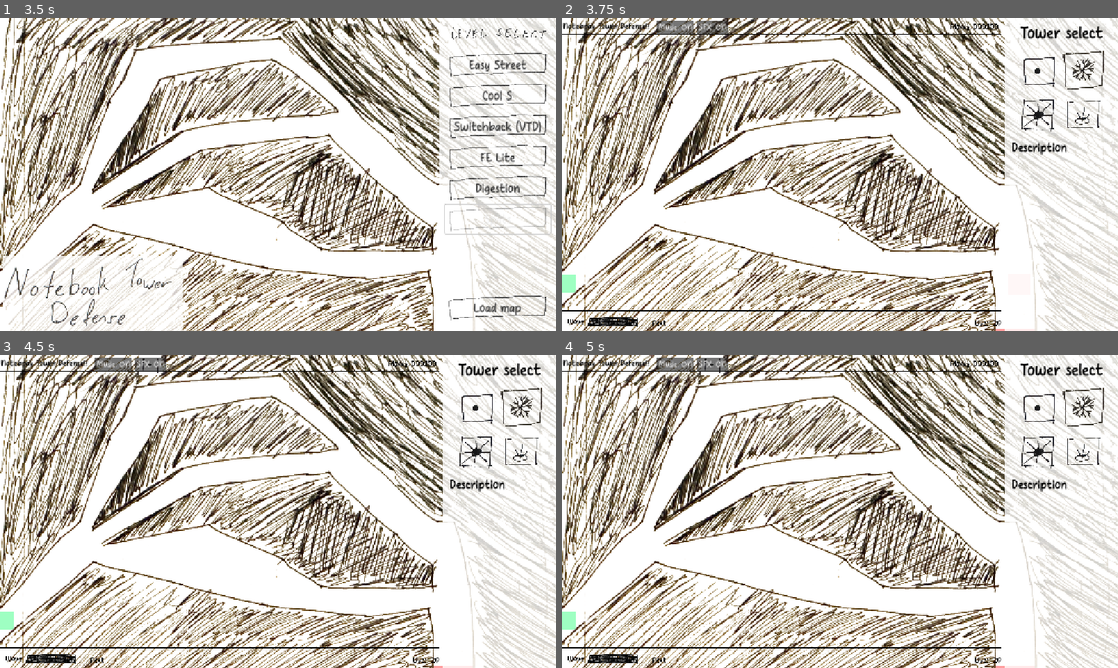
Above: before the commit, frames 1-4 (two rows, left to right).
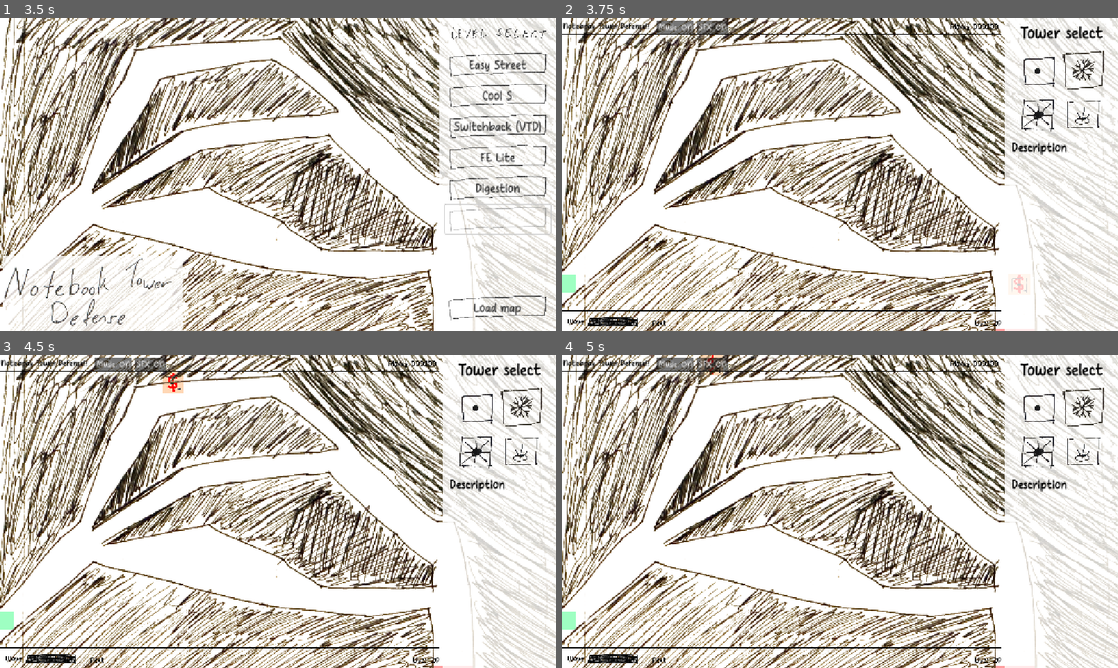
Above: after the commit, the same moments.

Repository: OzuYatamutsu/notebook-tower-defense
Game: Godot game, scene res://levels/MapSelect.tscn
Two runs of this game, one before a commit and one after it. Both use one fixed random seed, a clock stepped at 60 frames per second and the inputs below.
Inputs:
- Up to frame 1 (3.5 s): click "Cool S" at 0.5 s; click "FE Lite" at 1.25 s; click "Digestion" at 2 s; click "Splits" at 2.75 s
- Up to frame 2 (3.75 s): click "Load map" at 3.5 s
- Up to frame 3 (4.5 s): click "SFX: ON" at 4.25 s
- Up to frame 4 (5 s): no input

Frame 1 is identical in both runs. In frame 2, less than 0.1% of the frame differs, in the area x 80-84%, y 82-88%; in frame 3, 0.3%, in the area x 25-33%, y 0-13%; in frame 4, 0.2%.
Error in both runs: Invalid call. Nonexistent function 'set_max_value' in base 'Control (WaveMeter)'. (res://levels/level.gd:34)

Commit message:
Start resigning tower placement shadow

Diff:
--- a/components/TowerPlacementShadow.tscn
+++ b/components/TowerPlacementShadow.tscn
@@ -1,7 +1,8 @@
-[gd_scene load_steps=4 format=3 uid="uid://5w0kriffqk6q"]
+[gd_scene load_steps=5 format=3 uid="uid://5w0kriffqk6q"]
 
 [ext_resource type="Script" uid="uid://cn4j1tlw463r0" path="res://components/tower_placement_shadow.gd" id="1_2xblr"]
 [ext_resource type="Theme" uid="uid://c8vctxp5w606s" path="res://components/MapSelectTheme.tres" id="2_x07tf"]
+[ext_resource type="Texture2D" uid="uid://cpu0cotgutjwu" path="res://sprites/bullet_tower.png" id="3_selgh"]
 
 [sub_resource type="RectangleShape2D" id="RectangleShape2D_2xblr"]
 size = Vector2(288, 299)
@@ -39,5 +40,5 @@
 theme_override_font_sizes/font_size = 500
 text = "$"
 
-[connection signal="area_entered" from="." to="." method="_on_area_entered"]
-[connection signal="area_exited" from="." to="." method="_on_area_exited"]
+[node name="TowerSprite" type="Sprite2D" parent="."]
+texture = ExtResource("3_selgh")
--- a/components/tower_placement_shadow.gd
+++ b/components/tower_placement_shadow.gd
@@ -9,55 +9,11 @@
 @onready var NG_SHADOW: ColorRect = $ColorRectNG
 @onready var NG_MONEY: Label = $NGMoney
 
-var HoveringOverTower: Tower
-var IsHoveringOverWall: bool = false
-
-enum ShadowState {
-    DISABLED,  # Don't show the shadow at all
-    NG_OVERLAPPING,  # Can't place the tower due to overlap
-    NG_INSUFFICIENT_FUNDS,  # Can't place the tower due to not enough money
-    NG_NOT_IN_WALLS_AREA,  # Can't place the tower due to not part of a wall
-    OK  # Can place the tower
-}
-
-var current_state: ShadowState = ShadowState.DISABLED
-
-func set_tower(scene_path: String) -> void:
-    if TOWER_TO_PLACE:
-        TOWER_TO_PLACE.queue_free()
-    TOWER_TO_PLACE = load(scene_path).instantiate()
-    TOWER_TO_PLACE_PATH = scene_path
-
 func _process(delta) -> void:
     position = position.lerp(
         get_global_mouse_position(),
         MOUSE_FOLLOW_SPEED * delta
     )
-
-    set_shadow_state()
-    set_ng_label()
-
-func set_shadow_state() -> void:
-    # Evaluate rules in the following order:
-    # 0. We can't build anything if we're overlapping a UI element.
-    # 1. We can't build anything if we have no tower selected.
-    # 2. If we're over a tower, we can't build anything,
-    #    but a click should open the upgrade menu.
-    # 3. Otherwise, we can't build anything if we're not over a wall.
-    # 4. We can't build anything if we don't have enough money.
-
-    if is_hovering_over_button():
-        current_state = ShadowState.DISABLED
-    elif TOWER_TO_PLACE == null:
-        current_state = ShadowState.DISABLED
-    elif HoveringOverTower != null:
-        current_state = ShadowState.NG_OVERLAPPING
-    elif !IsHoveringOverWall:
-        current_state = ShadowState.NG_NOT_IN_WALLS_AREA
-    elif GameState.PLAYER_MONEY_REMAINING < TOWER_TO_PLACE.VALUE:
-        current_state = ShadowState.NG_INSUFFICIENT_FUNDS
-    else:
-        current_state = ShadowState.OK
 
 func _input(event) -> void:
     if !(
@@ -66,24 +22,6 @@
         and event.button_index == MOUSE_BUTTON_LEFT
     ):
         return
-
-    if current_state == ShadowState.DISABLED:
-        return
-
-    if current_state == ShadowState.NG_OVERLAPPING:
-        print("Overlapping another tower, opening upgrade panel!")
-        GameState.TOWER_UPGRADE_PANEL.set_current_tower(HoveringOverTower)
-        GameState.TOWER_UPGRADE_PANEL.enable()
-        return
-    elif current_state == ShadowState.NG_INSUFFICIENT_FUNDS:
-        print("Not spawning tower; insufficient funds")
-        return
-    elif current_state == ShadowState.NG_NOT_IN_WALLS_AREA:
-        print("Not spawning tower; not in a walls area")
-        return
-
-    print("Spawning tower! " + str(TOWER_TO_PLACE))
-    spawn()
 
 func spawn() -> void:
     var new_tower = load(TOWER_TO_PLACE_PATH).instantiate()
@@ -96,43 +34,3 @@
 
     new_tower.global_position = get_global_mouse_position()
     GameState.deduct_money(TOWER_TO_PLACE.VALUE)
-
-    # Force hovering over tower state
-    current_state = ShadowState.NG_OVERLAPPING
-    HoveringOverTower = new_tower
-
-func is_hovering_over_button() -> bool:
-    return get_viewport().gui_get_hovered_control() is Button
-
-func _on_area_entered(tower_or_wall: Area2D) -> void:
-    if TOWER_TO_PLACE == null:
-        return
-    if tower_or_wall is Tower:
-        HoveringOverTower = tower_or_wall
-    elif tower_or_wall.is_in_group(GameState.WALLS_GROUP):
-        IsHoveringOverWall = true
-
-func _on_area_exited(tower_or_wall: Area2D) -> void:
-    if TOWER_TO_PLACE == null:
-        return
-    if tower_or_wall is Tower:
-        HoveringOverTower = null
-    elif tower_or_wall.is_in_group(GameState.WALLS_GROUP):
-        IsHoveringOverWall = false
-
-func set_ng_label() -> void:
-    OK_SHADOW.visible = false
-    NG_SHADOW.visible = false
-    NG_MONEY.visible = false
-
-    if current_state == ShadowState.OK:
-        OK_SHADOW.visible = true
-    elif current_state == ShadowState.DISABLED:
-        pass  # Don't show any shadow
-    elif current_state == ShadowState.NG_INSUFFICIENT_FUNDS:
-        NG_SHADOW.visible = true
-        NG_MONEY.visible = true
-    elif current_state == ShadowState.NG_OVERLAPPING:
-        pass  # Don't show any shadow
-    elif current_state == ShadowState.NG_NOT_IN_WALLS_AREA:
-        NG_SHADOW.visible = true
